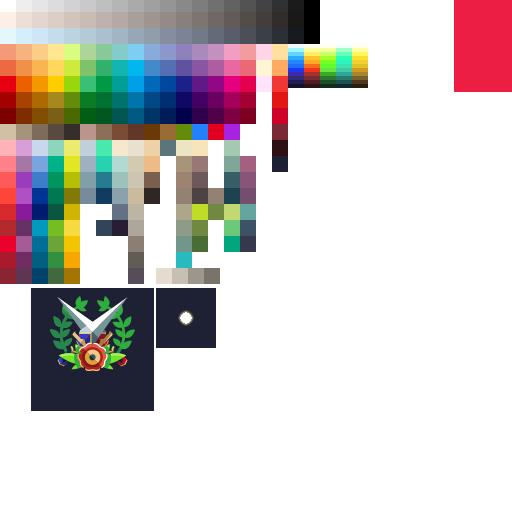
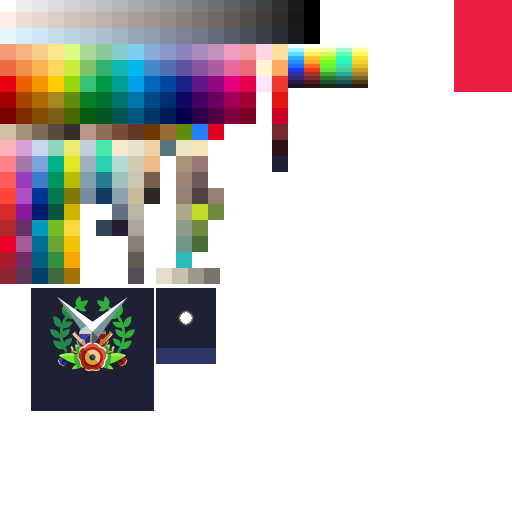
Layer changes from the first 512px x 512px image to the second:
painted on "레이어 1" over [left=156, top=124, right=256, bottom=364]
